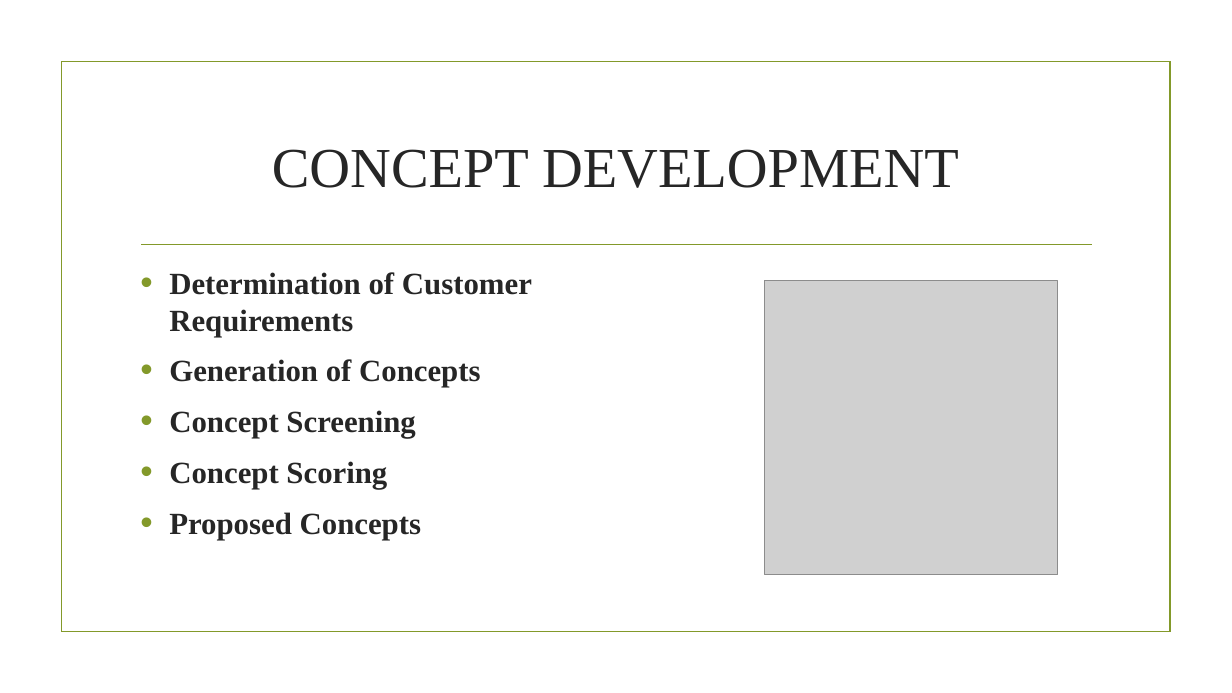
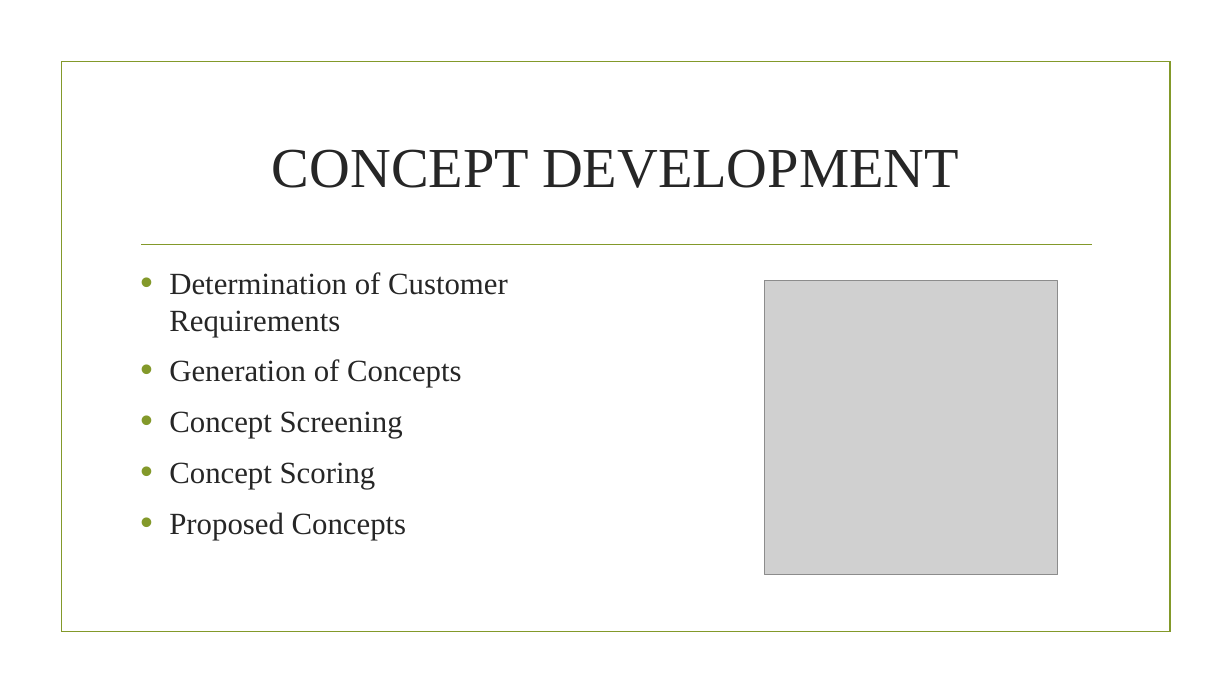
Before and after one commit to Tynashe28/CapstoneProject, a slide deck: slide 7 of preliminary.pptx. Drawn at 1232x693 pixels with LibreOffice and Linux fonts; fonts in the diff are those of the drawing; grey boxes stand for pictures; background and template pictures are left out. Boxes give left, top, right and bottom in pixels: in the first picture for what was removed or moved away, otherwise in the second. Text is boxed around its words. In the diff, an @@ line names an element or a change of style, - is before the commit and + after.

```diff
--- a/preliminary.pptx
+++ b/preliminary.pptx
@@ text "Determination of Customer Requirements" at [169,272,508,540]: bold off @@
```
Also in this commit, not shown: 5 other files.
